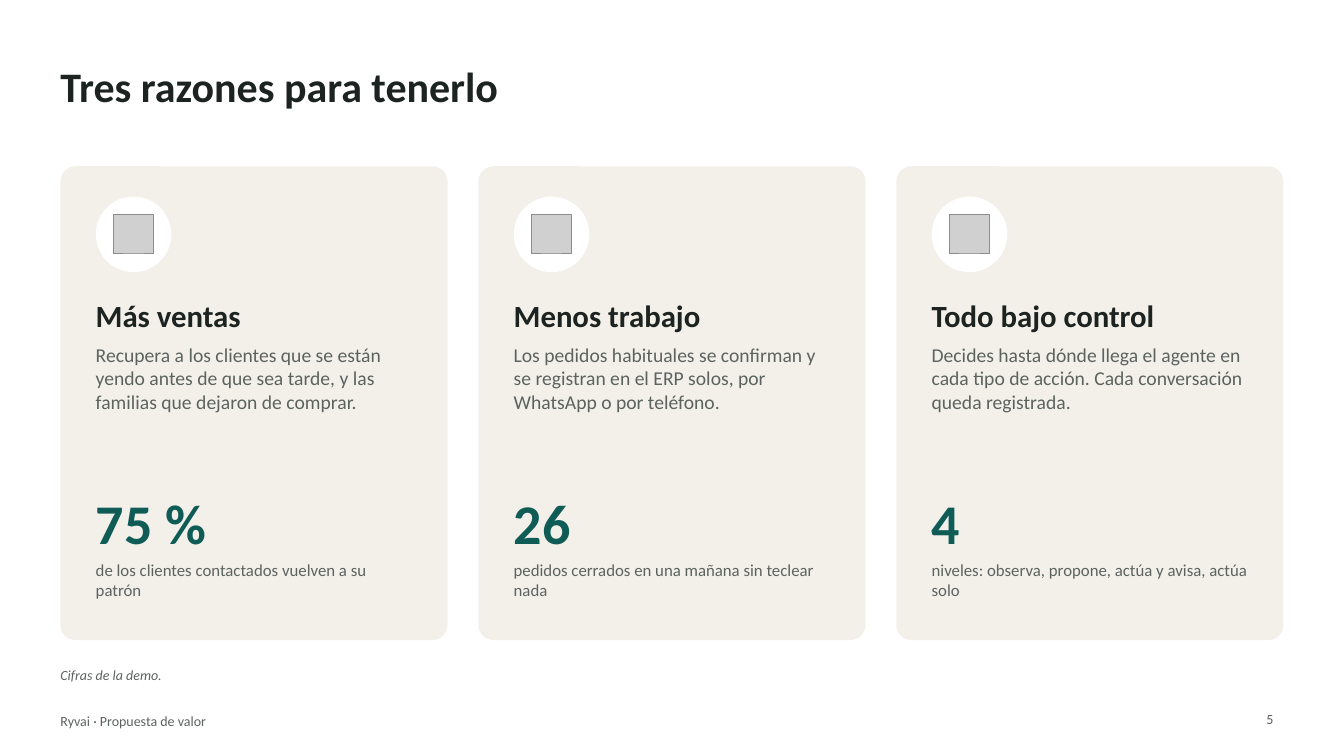
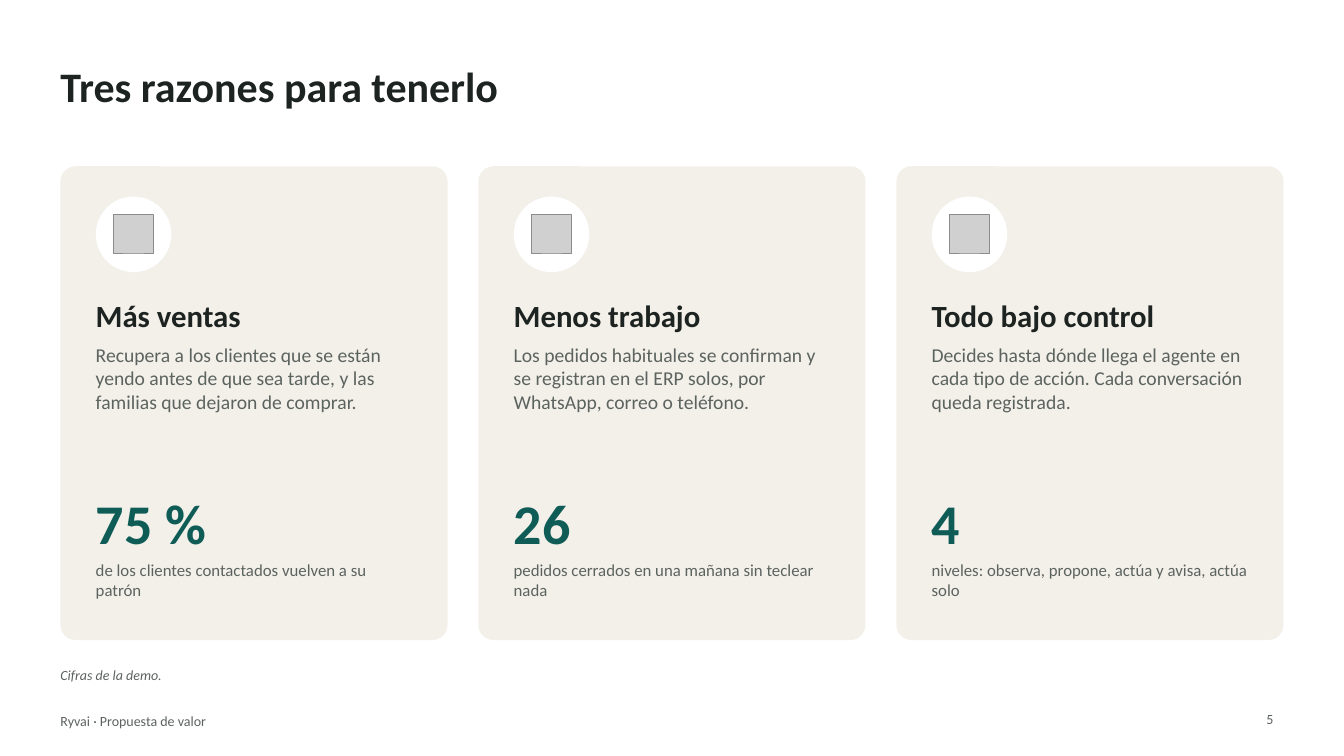
Before and after one commit to arivas-web/distribuci-n-ai, a slide deck: slide 5 of docs/Ryvai-propuesta-de-valor.pptx. Drawn at 1344x756 pixels with LibreOffice and Linux fonts; fonts in the diff are those of the drawing; grey boxes stand for pictures. Boxes give left, top, right and bottom in pixels: in the first picture for what was removed or moved away, otherwise in the second. Text is boxed around its words. In the diff, an @@ line names an element or a change of style, - is before the commit and + after.

```diff
--- a/docs/Ryvai-propuesta-de-valor.pptx
+++ b/docs/Ryvai-propuesta-de-valor.pptx
@@ text at (514,348,816,412): text changed @@
-Los pedidos habituales se confirman y se registran en el ERP solos, por WhatsApp o por teléfono.
+Los pedidos habituales se confirman y se registran en el ERP solos, por WhatsApp, correo o teléfono.
```
Also in this commit, not shown: 3 other slides changed, 14 other files.
